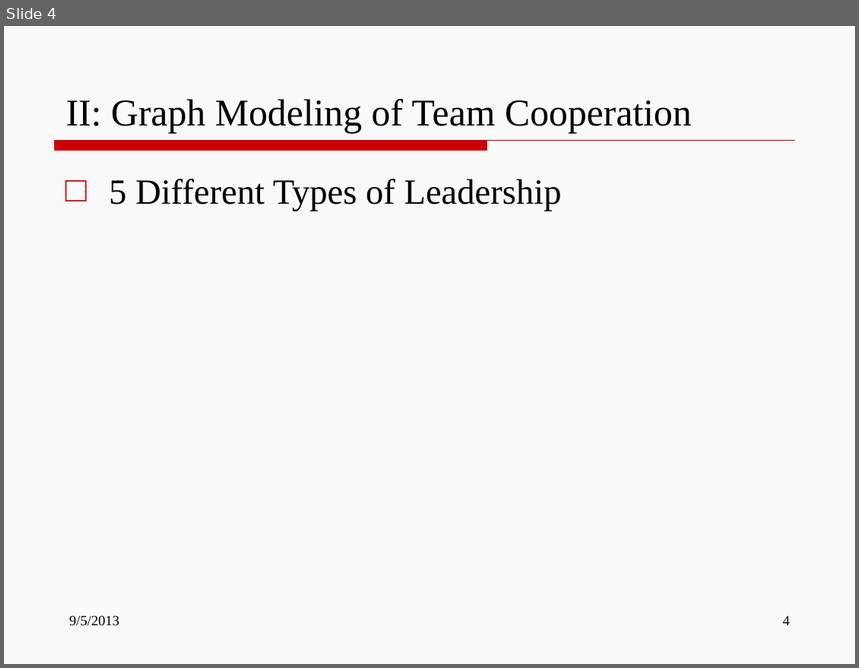
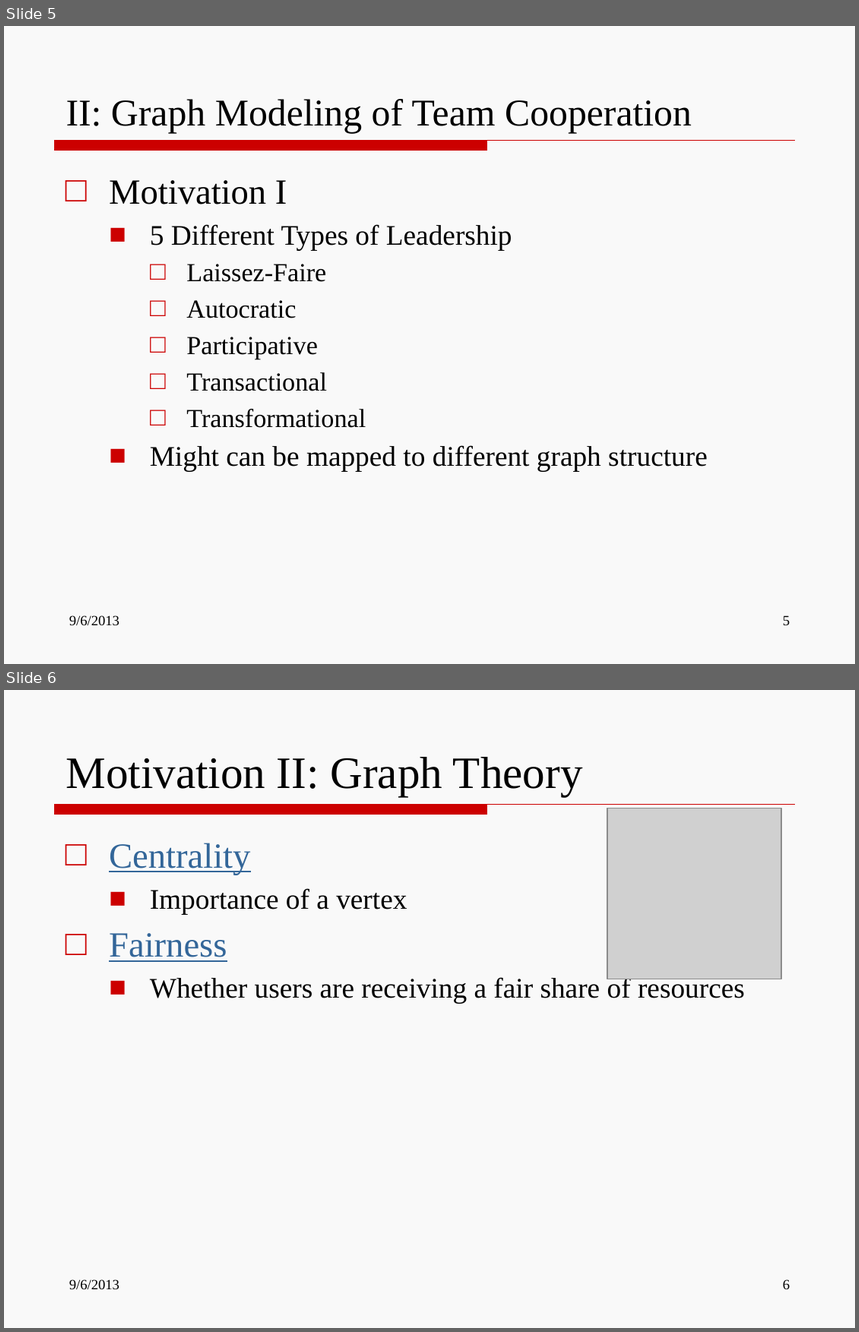
Before and after one commit to wencanluo/NLPFall2013, a slide deck: doc/More Ideas-Wencan.pptx. Shown one above the other, each under a label of ours: slide 4 before the commit, slides 5 and 6 after it. The pictures are 859x668 and 859x1332 pixels, drawn with LibreOffice and Linux fonts; fonts in the diff are those of the drawing; grey boxes stand for pictures. Boxes give left, top, right and bottom in pixels: in the first picture for what was removed or moved away, otherwise in the second. Text is boxed around its words. In the diff, an @@ line names an element or a change of style, - is before the commit and + after.

```diff
--- a/doc/More Ideas-Wencan.pptx
+++ b/doc/More Ideas-Wencan.pptx
@@ slide 6 added at box(4, 690, 855, 1328), background #F9F9F9; not listed: 1 template element that a slide beside it also shows @@
@@ title added at box(66, 757, 583, 796), 38 pt, text #000000 @@
+Motivation II: Graph Theory
@@ picture added at box(607, 809, 781, 980) @@
@@ text added at box(109, 843, 745, 1004), 24 pt, text #000000 @@
+□ Centrality
+  ■ Importance of a vertex
+□ Fairness
+  ■ Whether users are receiving a fair share of resources
@@ text added at box(69, 1280, 120, 1290), 12 pt, text #000000 @@
+9/6/2013
@@ page number added at box(783, 1280, 790, 1290), 12 pt, text #000000 @@
+6
@@ what was slide 4 is now slide 5 @@
@@ slide 5 changed as well @@
@@ text at box(109, 180, 287, 205): paragraph added @@
+□ Motivation I
@@ text at box(150, 224, 512, 250): size 30 to 24 pt in "5 Different Types of Leadership"; bullet □ to ■; list level 1 to 2 in "5 Different Types of Leadership" @@
@@ text at box(150, 264, 708, 472): paragraphs added @@
+    □ Laissez-Faire
+    □ Autocratic
+    □ Participative
+    □ Transactional
+    □ Transformational
+  ■ Might can be mapped to different graph structure
@@ text at box(69, 616, 120, 626): text changed @@
-9/5/2013
+9/6/2013
@@ page number at box(783, 616, 790, 626): text changed @@
-4
+5
```
Also in this commit, not shown: 8 other slides changed, 1 other slide added, 1 other file.
